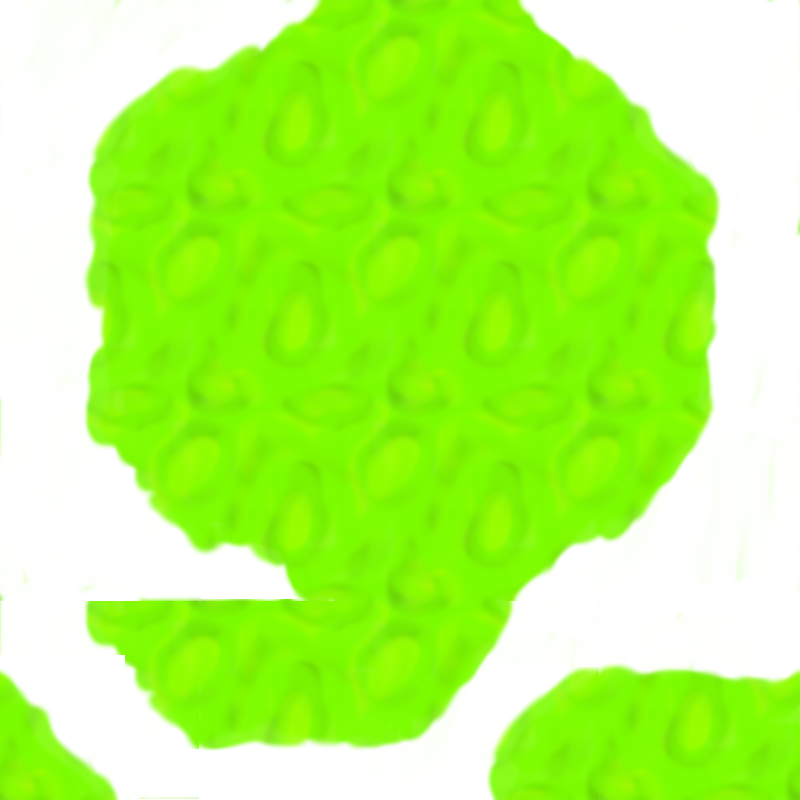
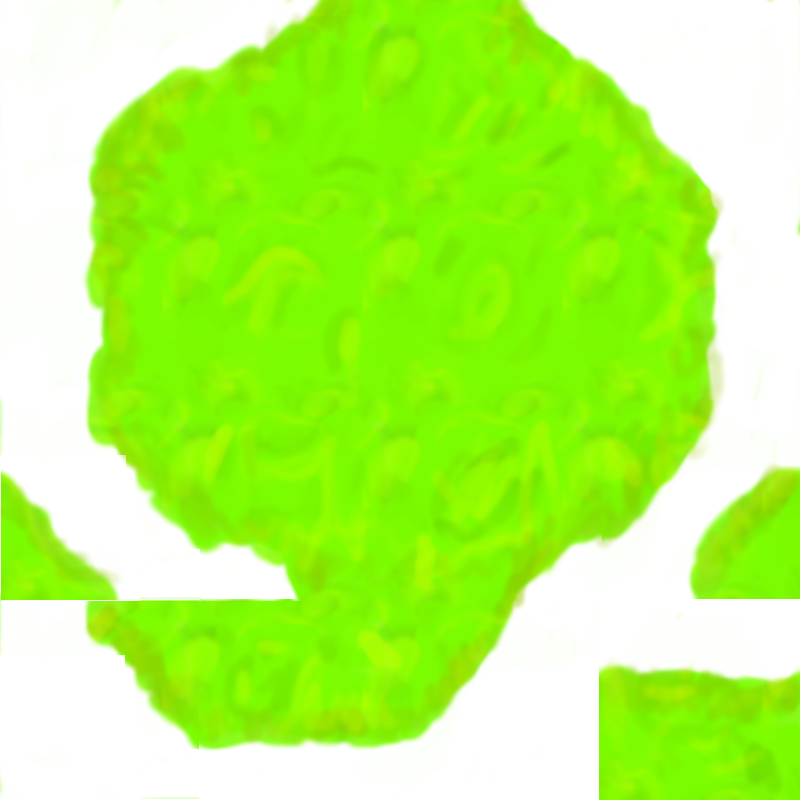
Layer changes from the first 800px x 800px image to the second:
added layer "edge light" (soft light) above "light" over [0, 0, 800, 742]
painted on "light" over [0, 11, 800, 788]
added layer "edge tone" above "tiles3alt2" over [0, 0, 800, 750]
added layer "tiles3alt2" above "tiles3alter" over [0, 0, 800, 800]
hid "tiles3alter" over [0, 0, 800, 800]
